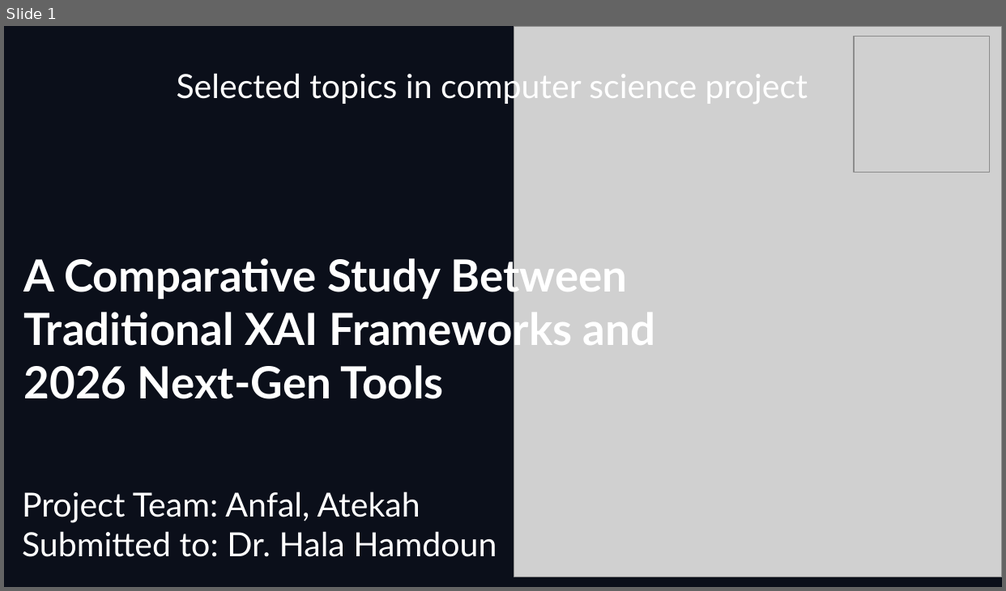
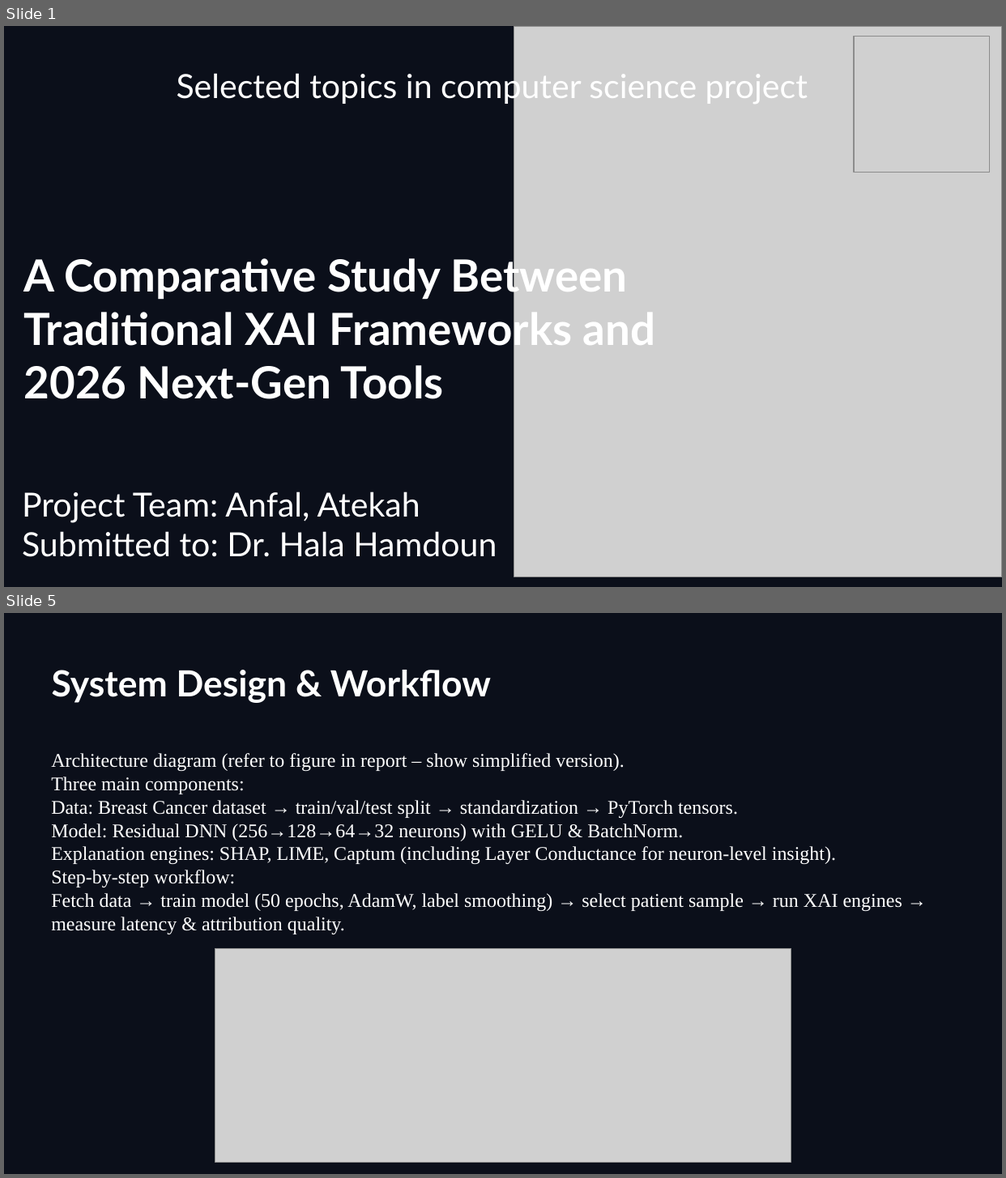
Before and after one commit to Anfal2004/XAI_M2, a slide deck: ST4CS_PPT.pptx. Shown one above the other, each under a label of ours: slide 1 before the commit, slides 1 and 5 after it; the slides between them are not shown. The pictures are 1006x591 and 1006x1178 pixels, drawn with LibreOffice and Linux fonts; fonts in the diff are those of the drawing; grey boxes stand for pictures; background and template pictures are left out. Boxes give left, top, right and bottom in pixels: in the first picture for what was removed or moved away, otherwise in the second. Text is boxed around its words. In the diff, an @@ line names an element or a change of style, - is before the commit and + after.

```diff
--- a/ST4CS_PPT.pptx
+++ b/ST4CS_PPT.pptx
@@ slide 5 added at (4,613,1002,1174), background picture (left out) @@
@@ title added at (52,670,491,703), 26 pt, text #FFFFFF, bold @@
+System Design & Workflow
@@ text added at (51,753,902,935), 14 pt, text #FFFFFF @@
+Architecture diagram (refer to figure in report – show simplified version).
+Three main components:
+  Data: Breast Cancer dataset → train/val/test split → standardization → PyTorch tensors.
+  Model: Residual DNN (256→128→64→32 neurons) with GELU & BatchNorm.
+  Explanation engines: SHAP, LIME, Captum (including Layer Conductance for neuron‑level insight).
+Step‑by‑step workflow:
+  Fetch data → train model (50 epochs, AdamW, label smoothing) → select patient sample → run XAI engines → measure latency & attribution quality.
@@ picture added at (215,948,791,1162) @@
```
Also in this commit, not shown: 1 slide changed, 4 other slides added.
